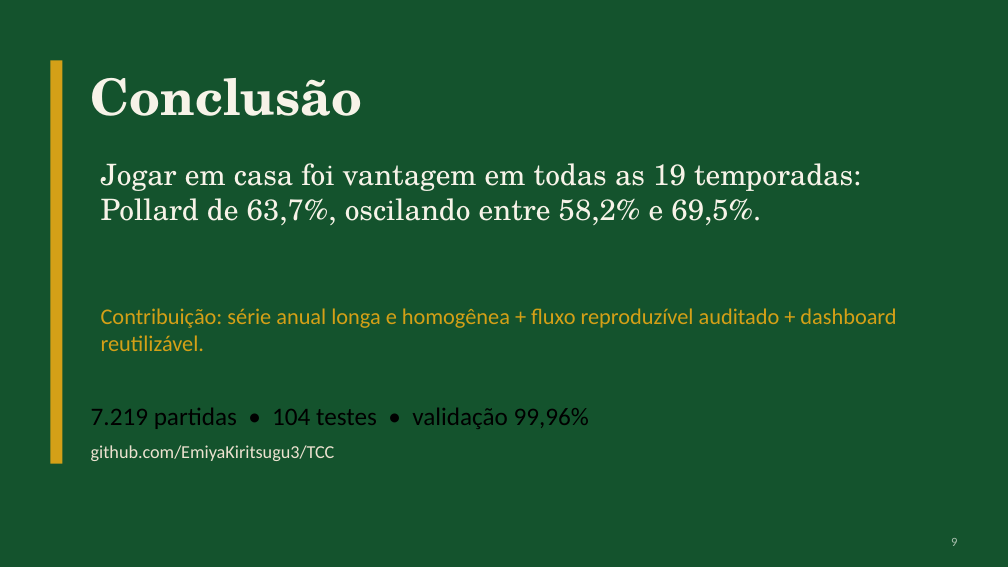
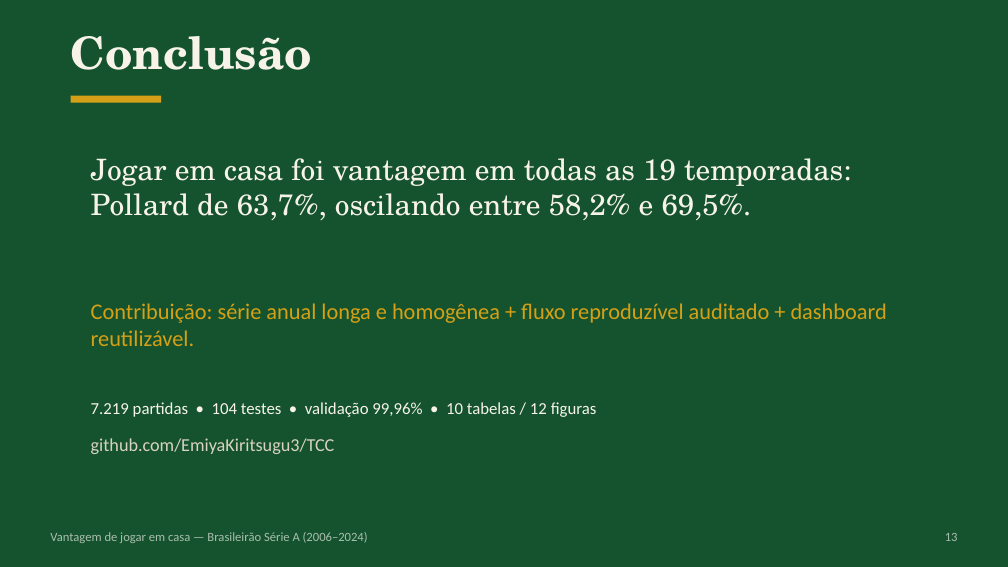
Before and after one commit to EmiyaKiritsugu3/TCC, a slide deck: slide 13 of apresentacao/apresentacao_tcc.pptx (slide 9 before the commit). Drawn at 1008x567 pixels with LibreOffice and Linux fonts; fonts in the diff are those of the drawing. Boxes give left, top, right and bottom in pixels: in the first picture for what was removed or moved away, otherwise in the second. Text is boxed around its words. In the diff, an @@ line names an element or a change of style, - is before the commit and + after.

```diff
--- a/apresentacao/apresentacao_tcc.pptx
+++ b/apresentacao/apresentacao_tcc.pptx
@@ text "Conclusão": place and size @@
-text "Conclusão" at (91,78,363,116)
+text "Conclusão" at (71,36,312,70)
@@ text "Conclusão" at (71,36,312,70): size 36 to 32 pt; more space between paragraphs; vertical alignment middle to top @@
@@ rectangle removed at (50,60,62,464) @@
@@ rectangle added at (71,96,161,103), fill #D4A017 @@
@@ text "Jogar em casa foi vantagem ..." at (91,158,851,220): more space between paragraphs @@
@@ text "Contribuição: série anual longa e ..." at (91,303,887,346): more space between paragraphs @@
@@ text at (91,402,597,417): text changed; size 18 to 12 pt; text colour #000000 to #F7F3E8 @@
-7.219 partidas • 104 testes • validação 99,96%
+7.219 partidas • 104 testes • validação 99,96% • 10 tabelas / 12 figuras
@@ text "7.219 partidas • 104 testes ..." at (91,402,597,417): vertical alignment middle to top @@
@@ text "github.com/EmiyaKiritsugu3/TCC" at (91,438,335,454): text colour #ECE2D0 to #D9D2C0; more space between paragraphs; vertical alignment middle to top @@
@@ text added at (50,532,368,543), 9 pt, text #A9BEAE @@
+Vantagem de jogar em casa — Brasileirão Série A (2006–2024)
@@ text "13" at (945,533,958,541): vertical alignment middle to top @@
@@ text at (945,533,958,541): text changed @@
-9
+13
```
Also in this commit, not shown: 9 other slides changed, 4 slides added, 8 other files.
